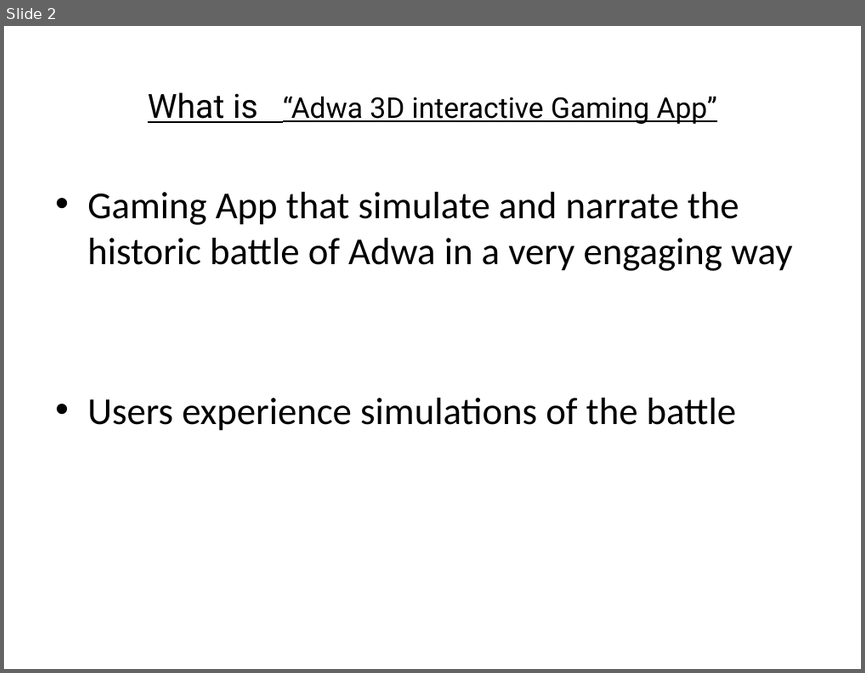
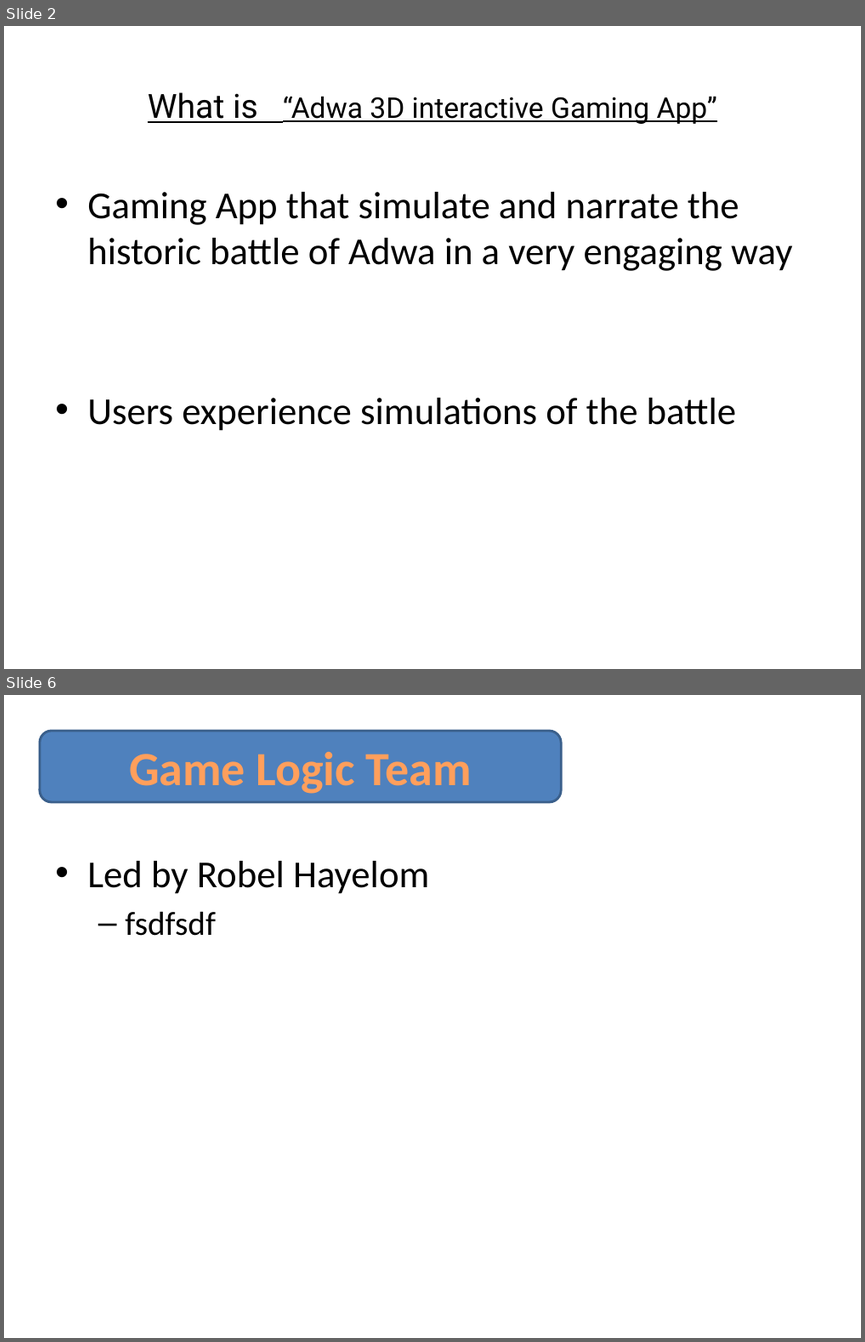
Before and after one commit to bengeos/Adwa, a slide deck: Documents/Adwa_Gaming_App_Slide.pptx. Shown one above the other, each under a label of ours: slide 2 before the commit, slides 2 and 6 after it; the slides between them are not shown. The pictures are 865x673 and 865x1342 pixels, drawn with LibreOffice and Linux fonts; fonts in the diff are those of the drawing. Boxes give left, top, right and bottom in pixels: in the first picture for what was removed or moved away, otherwise in the second. Text is boxed around its words. In the diff, an @@ line names an element or a change of style, - is before the commit and + after.

```diff
--- a/Documents/Adwa_Gaming_App_Slide.pptx
+++ b/Documents/Adwa_Gaming_App_Slide.pptx
@@ slide 6 added at (4,695,861,1338), background #FFFFFF @@
@@ rounded rectangle added at (40,731,561,802), fill #4F81BD, outline #3A5F8C 2 pt, 40 pt, text gradient #FFA367 to #FF9F5D to #F38E3A, bold @@
+Game Logic Team
@@ text added at (87,861,429,936), 32 pt, text #000000 @@
+• Led by Robel Hayelom
+  – fsdfsdf
```
Also in this commit, not shown: 3 other slides added, 1 other file.
